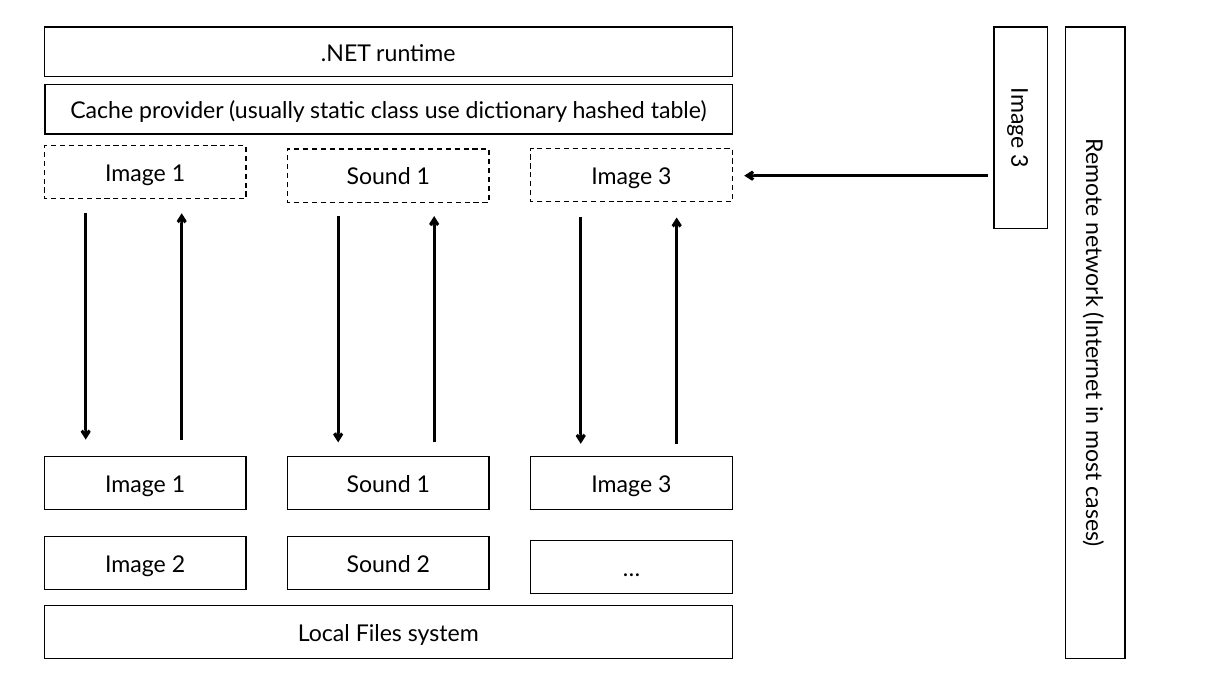
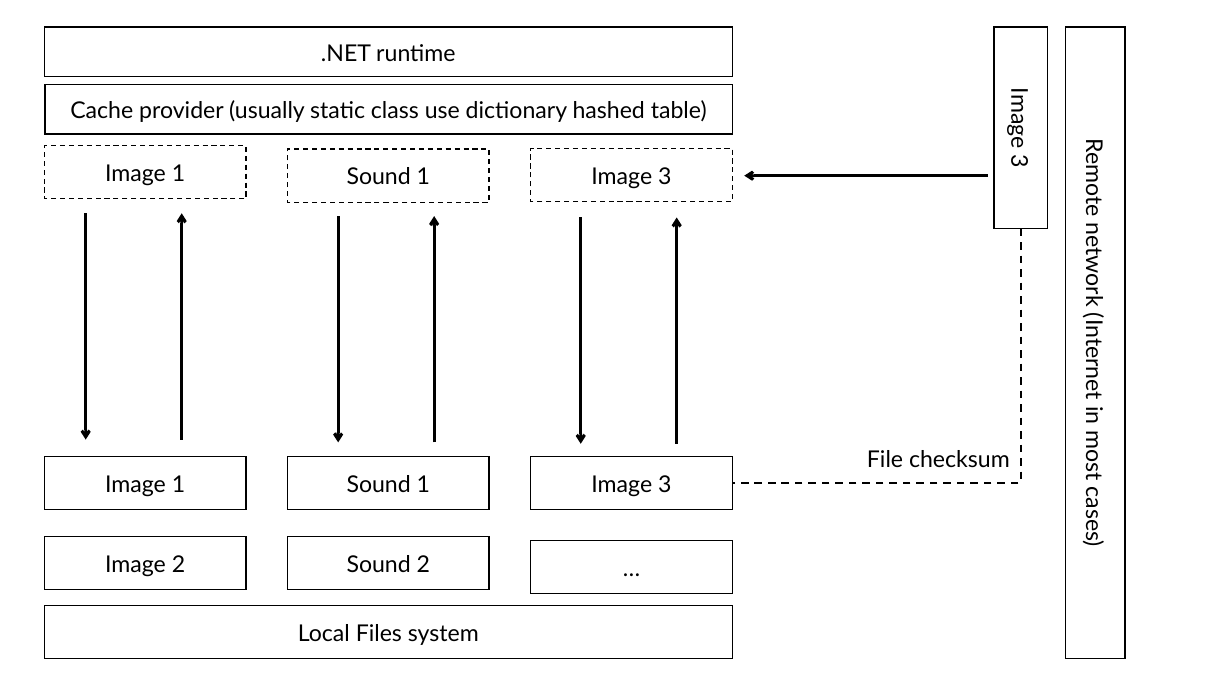
Before and after one commit to tuanhud/QuanLyTaiSan, a slide deck: slide 1 of _BaoCao/quocdunginfo/model.pptx. Drawn at 1232x693 pixels with LibreOffice and Linux fonts; fonts in the diff are those of the drawing. Boxes give left, top, right and bottom in pixels: in the first picture for what was removed or moved away, otherwise in the second. Text is boxed around its words. In the diff, an @@ line names an element or a change of style, - is before the commit and + after.

```diff
--- a/_BaoCao/quocdunginfo/model.pptx
+++ b/_BaoCao/quocdunginfo/model.pptx
@@ elbow line added from (1021, 228) to (732, 483), #000000 1.5 pt dashed @@
@@ text added at box(867, 450, 1010, 468), 18 pt, text #000000 @@
+File checksum
```
Also in this commit, not shown: 1 other slide changed, 2 slides added, 1 other file.
